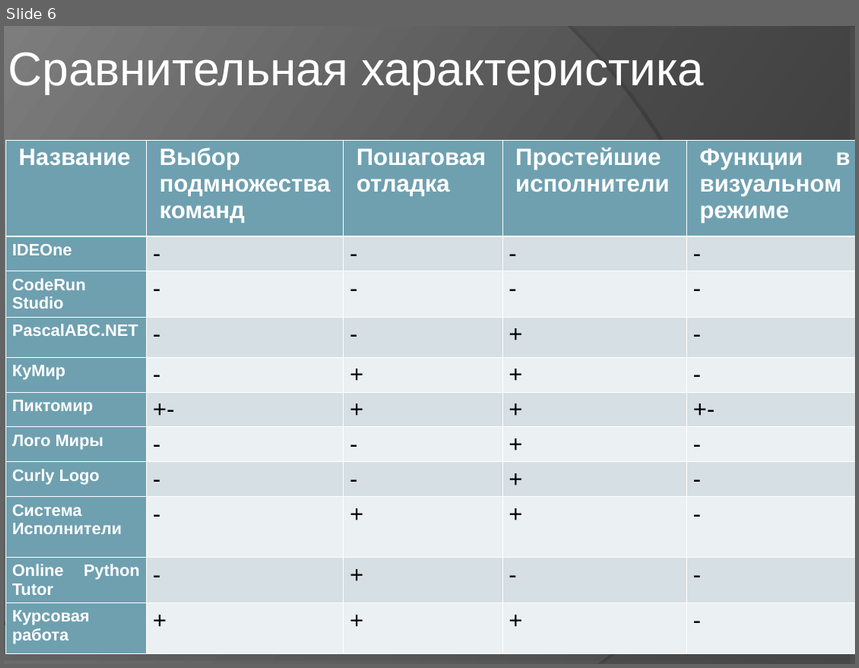
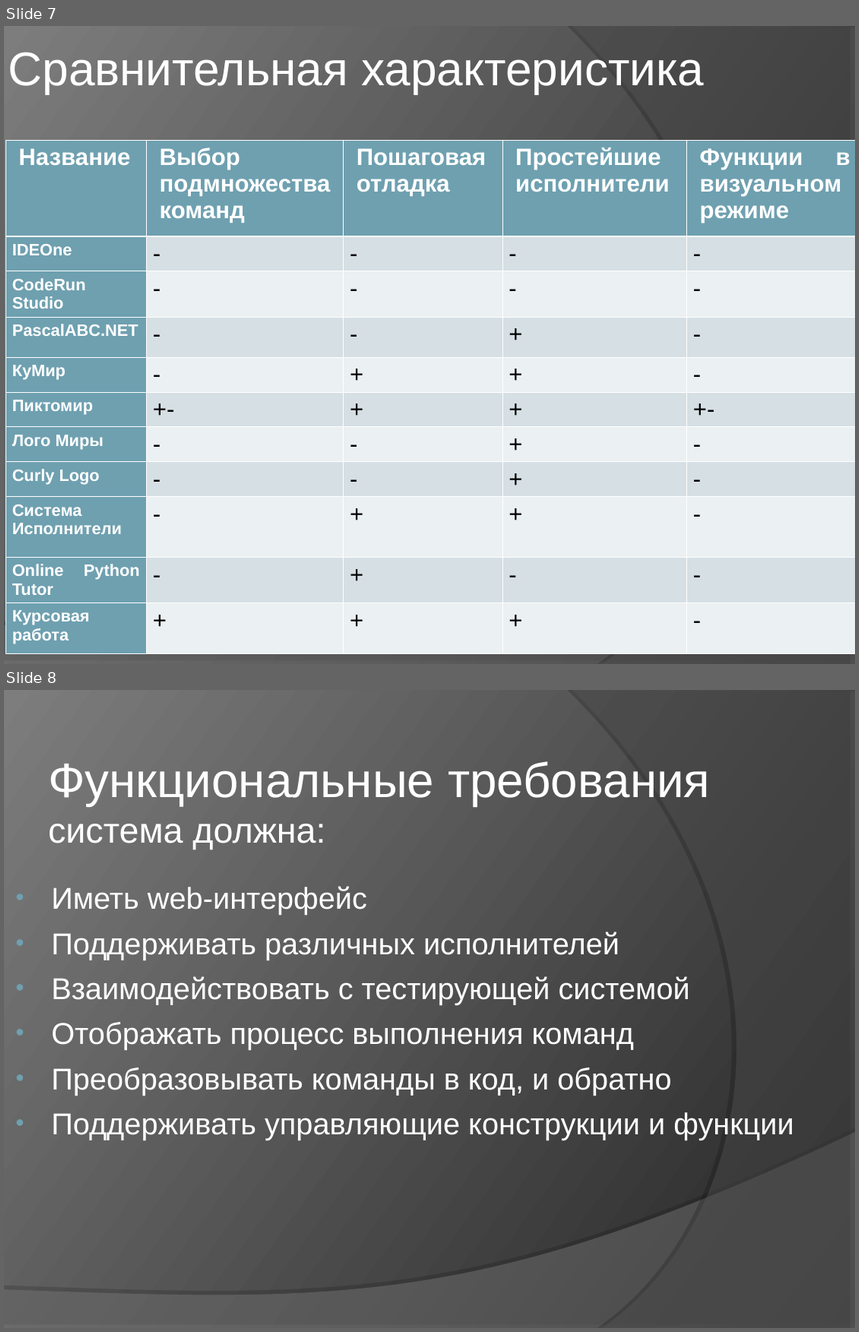
Before and after one commit to elvslv/DiplomaReport, a slide deck: C8503A_Vasilyeva_presentation.ppt. Shown one above the other, each under a label of ours: slide 6 before the commit, slides 7 and 8 after it. The pictures are 859x668 and 859x1332 pixels, drawn with LibreOffice and Linux fonts; fonts in the diff are those of the drawing. Boxes give left, top, right and bottom in pixels: in the first picture for what was removed or moved away, otherwise in the second. Text is boxed around its words. In the diff, an @@ line names an element or a change of style, - is before the commit and + after.

```diff
--- a/C8503A_Vasilyeva_presentation.ppt
+++ b/C8503A_Vasilyeva_presentation.ppt
@@ slide 8 added at [4,690,855,1328], background gradient #242424 to #7D7D7D; not listed: 2 template elements that a slide beside it also shows @@
@@ title added at [48,761,710,850], 41 pt, text #FFFFFF @@
+Функциональные требования
+система должна:
@@ text added at [51,886,794,1140], 25.5 pt, text #FFFFFF @@
+• Иметь web-интерфейс
+• Поддерживать различных исполнителей
+• Взаимодействовать с тестирующей системой
+• Отображать процесс выполнения команд
+• Преобразовывать команды в код, и обратно
+• Поддерживать управляющие конструкции и функции
@@ what was slide 6 is now slide 7 @@
```
Also in this commit, not shown: 7 slides changed, 12 other slides added, 5 slides removed, 1 other file.
